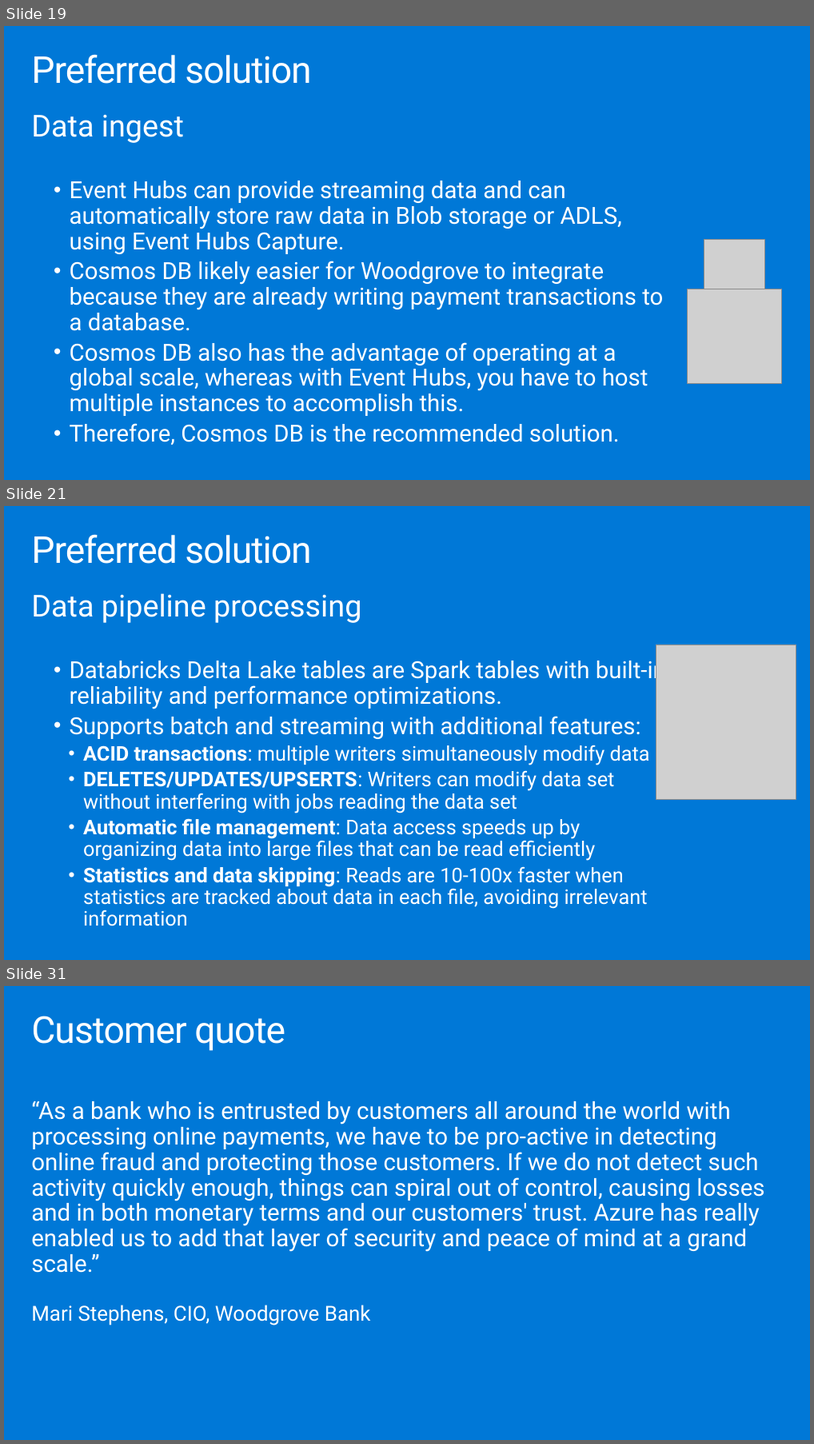
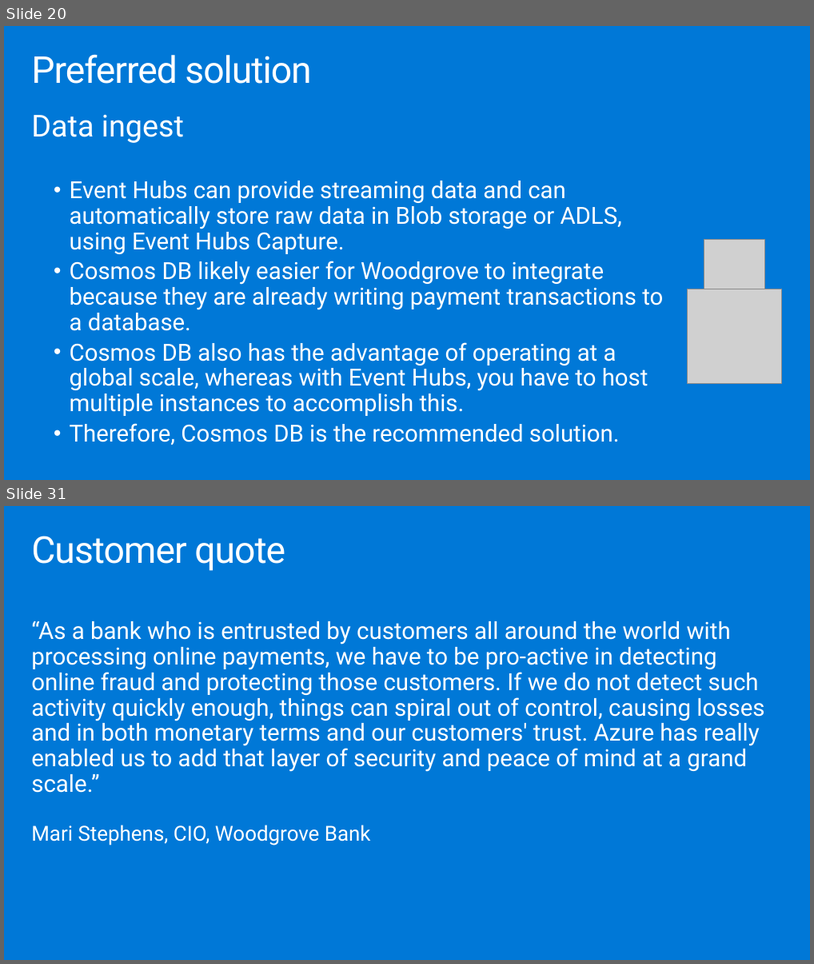
Before and after one commit to testjiho/innovative-fraud-detection, a slide deck: Whiteboard design session/WDS trainer presentation - Cosmos DB Real Time Advanced Analytics.pptx. Shown one above the other, each under a label of ours: slides 19, 21 and 31 before the commit, slides 20 and 31 after it; the slides between them are not shown. The pictures are 814x1444 and 814x964 pixels, drawn with LibreOffice and Linux fonts; fonts in the diff are those of the drawing; grey boxes stand for pictures. Boxes give left, top, right and bottom in pixels: in the first picture for what was removed or moved away, otherwise in the second. Text is boxed around its words. In the diff, an @@ line names an element or a change of style, - is before the commit and + after.

```diff
--- a/Whiteboard design session/WDS trainer presentation - Cosmos DB Real Time Advanced Analytics.pptx
+++ b/Whiteboard design session/WDS trainer presentation - Cosmos DB Real Time Advanced Analytics.pptx
@@ slide 21 removed at [4, 506, 810, 960], background #0078D7 @@
@@ title removed at [31, 534, 311, 564] @@
-Preferred solution
@@ text removed at [31, 593, 666, 926] @@
-Data pipeline processing
-  • Databricks Delta Lake tables are Spark tables with built-in reliability and performance optimizations.
-  • Supports batch and streaming with additional features:
-    • ACID transactions: multiple writers simultaneously modify data
-    • DELETES/UPDATES/UPSERTS: Writers can modify data set without interfering with jobs reading the data set
-    • Automatic file management: Data access speeds up by organizing data into large files that can be read efficiently
-    • Statistics and data skipping: Reads are 10-100x faster when statistics are tracked about data in each file, avoiding irrelevant information
@@ picture removed at [656, 644, 797, 800] @@
@@ what was slide 19 is now slide 20 @@
```
Also in this commit, not shown: 8 slides changed, 3 slides added, 2 other slides removed, 1 other file.
